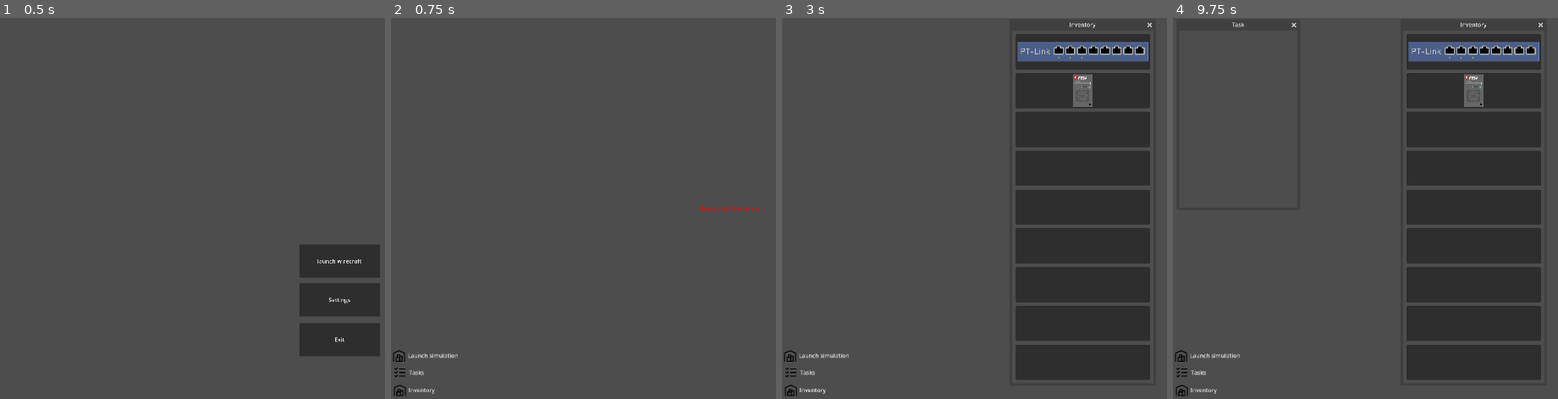
Above: before the commit, frames 1-4 (left to right).
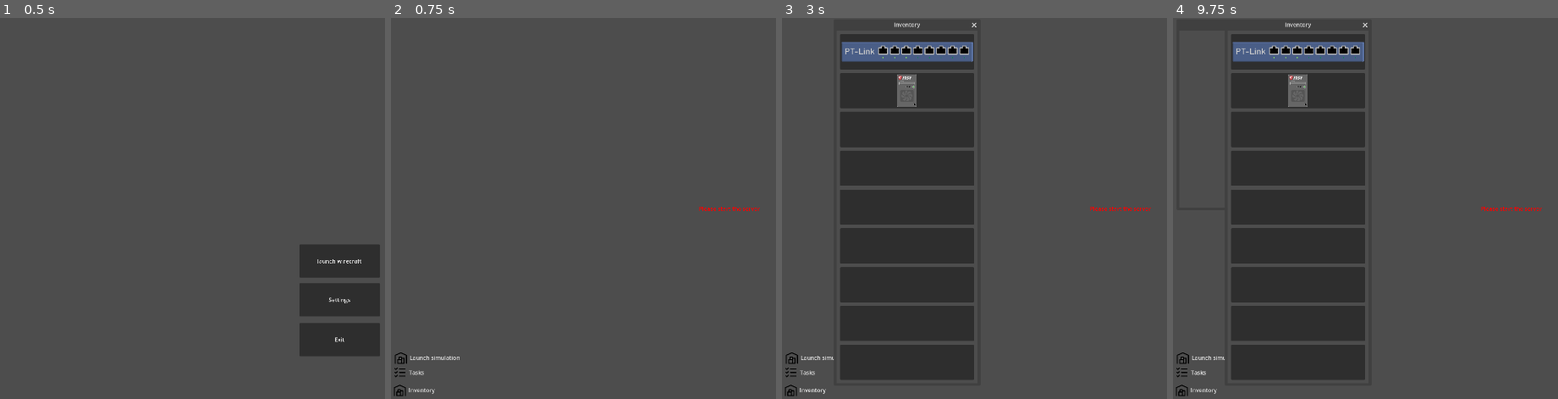
Above: after the commit, the same moments.

Repository: wirecraft-team/wirecraft
Game: Godot game, scene res://scenes/Menu.tscn
Two runs of this game, one before a commit and one after it. Both use one fixed random seed, a clock stepped at 60 frames per second and the inputs below.
Inputs (mouse positions are in pixels of both pictures, inside the frame that each line leads up to; where the layout moved, square brackets give the same spot in the first picture):
- Up to frame 1 (0.5 s): no input
- Up to frame 2 (0.75 s): click "launch wirecraft" at 0.5 s
- Up to frame 3 (3 s): click "Launch simulation" at 1.25 s; click "Launch simulation" at 2 s; click "Inventory" at 2.75 s
- Up to frame 4 (9.75 s): click (1300, 90) [1473, 90] at 3.5 s; click (1300, 128) [1473, 128] at 4.25 s; click (1300, 166) [1473, 166] at 5 s; click (1300, 208) [1473, 208] at 5.75 s; click (1300, 246) [1473, 246] at 6.5 s; click (1300, 284) [1473, 284] at 7.25 s; click (1300, 322) [1473, 322] at 8 s; click (1300, 360) [1473, 360] at 8.75 s; click "Tasks" at 9.5 s

Frame 1 is identical in both runs. In frame 2, 0.2% of the frame differs, in the area x 0-18%, y 87-91%; in frame 3, 58%, in the area x 0-97%, y 1-95%; in frame 4, 57%.

Commit message:
feat: name chnage and submit button

Diff:
--- a/godot/scenes/Game.tscn
+++ b/godot/scenes/Game.tscn
@@ -50,7 +50,7 @@
 
 [node name="InventoryWindow" type="Window" parent="CanvasLayer"]
 title = "Inventory"
-position = Vector2i(653, 36)
+position = Vector2i(155, 36)
 size = Vector2i(400, 1000)
 unresizable = true
 always_on_top = true
@@ -222,23 +222,14 @@
 horizontal_alignment = 1
 vertical_alignment = 1
 
-[node name="LineEdit" type="LineEdit" parent="CanvasLayer"]
-visible = false
-offset_left = 9.0
-offset_top = 947.0
-offset_right = 167.0
-offset_bottom = 978.0
-placeholder_text = "IP"
-script = ExtResource("12_mcffj")
-
 [node name="LaunchSimulation" type="Button" parent="CanvasLayer"]
 anchors_preset = 2
 anchor_top = 1.0
 anchor_bottom = 1.0
-offset_left = -2.0
-offset_top = -148.0
-offset_right = 206.0
-offset_bottom = -98.0
+offset_left = 3.0
+offset_top = -142.0
+offset_right = 211.0
+offset_bottom = -92.0
 grow_vertical = 0
 focus_mode = 0
 text = "Launch simulation"
@@ -246,6 +237,32 @@
 flat = true
 alignment = 0
 expand_icon = true
+
+[node name="InputGroup" type="Node2D" parent="CanvasLayer"]
+visible = false
+
+[node name="IpAdressInput" type="LineEdit" parent="CanvasLayer/InputGroup"]
+offset_left = 7.0
+offset_top = 905.0
+offset_right = 165.0
+offset_bottom = 936.0
+placeholder_text = "ip"
+script = ExtResource("12_mcffj")
+
+[node name="NameInput" type="LineEdit" parent="CanvasLayer/InputGroup"]
+offset_left = 7.0
+offset_top = 869.0
+offset_right = 165.0
+offset_bottom = 900.0
+placeholder_text = "name"
+script = ExtResource("12_mcffj")
+
+[node name="Button" type="Button" parent="CanvasLayer/InputGroup"]
+offset_left = 175.0
+offset_top = 876.0
+offset_right = 260.0
+offset_bottom = 925.0
+text = "Submit"
 
 [connection signal="pressed" from="CanvasLayer/InventoryButton" to="CanvasLayer" method="_on_inventory_button_pressed"]
 [connection signal="close_requested" from="CanvasLayer/InventoryWindow" to="CanvasLayer" method="_on_inventory_window_close_requested"]
@@ -253,5 +270,7 @@
 [connection signal="pressed" from="CanvasLayer/InventoryWindow/Control/Add_PC_Button" to="CanvasLayer/InventoryWindow" method="_on_add_pc_button_pressed"]
 [connection signal="pressed" from="CanvasLayer/TaskButton" to="CanvasLayer" method="_on_task_button_pressed"]
 [connection signal="close_requested" from="CanvasLayer/TaskWindow" to="CanvasLayer" method="_on_task_window_close_requested"]
-[connection signal="text_submitted" from="CanvasLayer/LineEdit" to="ws" method="_on_line_edit_text_submitted"]
 [connection signal="pressed" from="CanvasLayer/LaunchSimulation" to="ws" method="_on_launch_button_pressed"]
+[connection signal="text_submitted" from="CanvasLayer/InputGroup/IpAdressInput" to="ws" method="_on_line_edit_text_submitted"]
+[connection signal="text_submitted" from="CanvasLayer/InputGroup/NameInput" to="ws" method="_on_line_edit_text_submitted"]
+[connection signal="pressed" from="CanvasLayer/InputGroup/Button" to="ws" method="_on_button_pressed"]
--- a/godot/scripts/device.gd
+++ b/godot/scripts/device.gd
@@ -23,8 +23,11 @@
 			dragging = true
 			get_node("../../DeviceController").global_drag = true
 	elif event is InputEventMouseButton and event.button_index == MOUSE_BUTTON_RIGHT and event.pressed:
-		get_node("../../CanvasLayer/LineEdit").visible = true
-		get_node("../../CanvasLayer/LineEdit").device_id = device_id
+		get_node("../../ws").get_ip(device_id)
+		get_node("../../ws").get_device_name(device_id)
+		print("tring to get ip and name")
+		get_node("../../CanvasLayer/InputGroup").visible = true
+		get_node("../../CanvasLayer/InputGroup/IpAdressInput").device_id = device_id
 
 func _handle_port_input(_viewport: Node, event: InputEvent, _shape_idx: int, port_number: int):
 	if event is InputEventMouseButton and event.button_index == MOUSE_BUTTON_LEFT and event.pressed and port_number > 0 and not dragging:
--- a/godot/scripts/ws.gd
+++ b/godot/scripts/ws.gd
@@ -51,6 +51,10 @@
 				if data_received.t == "GET_LEVEL_TASKS_RESPONSE":
 					print("tasks are :" , data_received.d)
 					get_node("/root/Control/CanvasLayer/TaskWindow").update_tasks(data_received.d)
+				if data_received.t == "GET_IP_RESPONSE":
+					get_node("../CanvasLayer/InputGroup/IpAdressInput").text = data_received.d
+				if data_received.t == "GET_NAME_RESPONSE":
+					get_node("../CanvasLayer/InputGroup/NameInput").text = data_received.ds
 			else:
 				print("Error ", error)
 
@@ -84,16 +88,26 @@
 func update_tasks():
 	socket.send_text('{"t": "GET_LEVEL_TASKS", "d": {"level_id": 1}}')
 
+func get_ip(device_id:int):
+	socket.send_text('{"t": "GET_IP", "d": {"device_id":' +str(device_id)+'}}')
 
-func _on_line_edit_text_submitted(new_text: String) -> void:
-	var ip_editing_device = get_node("../CanvasLayer/LineEdit").device_id
-	if ip_editing_device == -1:
-		return
-	var data = {"t":"UPDATE_IP","d":{"device":ip_editing_device, "ip":new_text}}
-	socket.send_text(JSON.stringify(data))
-	get_node("../CanvasLayer/LineEdit").visible = false
-	get_node("../CanvasLayer/LineEdit").text = ""
+func get_device_name(device_id:int):
+	socket.send_text('{"t": "GET_NAME", "d": {"device_id":' +str(device_id)+'}}')
 
 
 func _on_launch_button_pressed() -> void:
 		socket.send_text('{"t": "LAUNCH_SIMULATION", "d": {"level_id": 1}}')
+
+
+func _on_button_pressed() -> void:
+	var ip_input = get_node("../CanvasLayer/InputGroup/IpAdressInput")
+	var name_input = get_node("../CanvasLayer/InputGroup/NameInput")
+	if ip_input.device_id == -1:
+		return
+	var data = {"t":"UPDATE_IP","d":{"device":ip_input.device_id, "ip":ip_input.text}}
+	socket.send_text(JSON.stringify(data))
+	data = {"t":"UPDATE_IP","d":{"device":ip_input.device_id, "ip":name_input.text}}
+	socket.send_text(JSON.stringify(data))
+	get_node("../CanvasLayer/InputGroup").visible = false
+	ip_input.text = ""
+	name_input.text = ""
